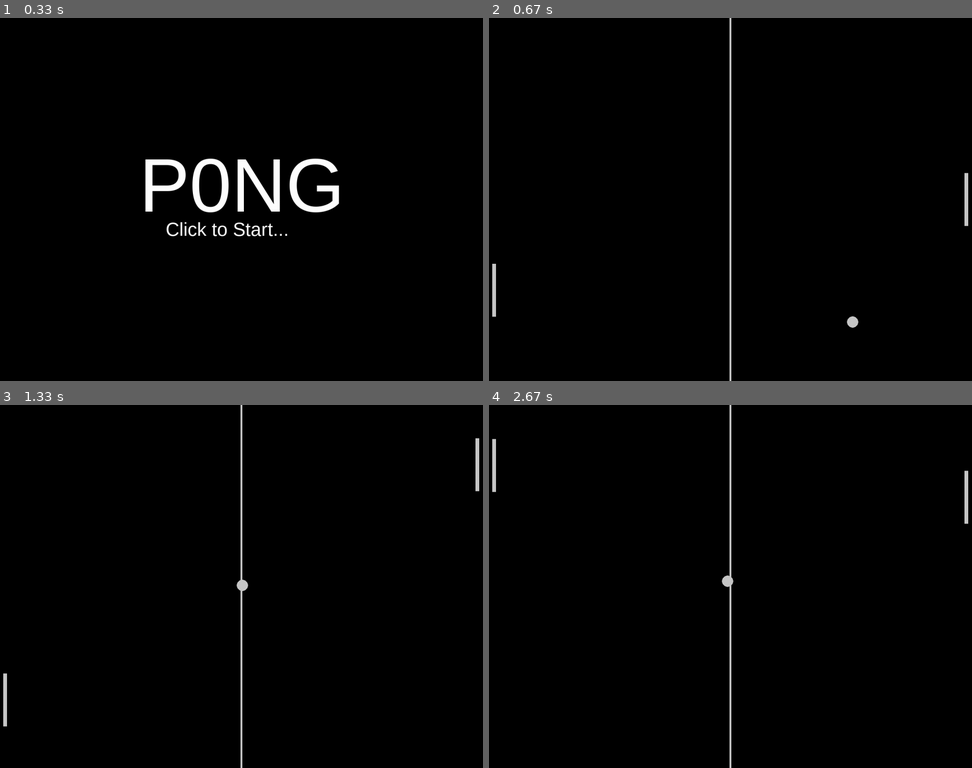
Above: before the commit, frames 1-4 (two rows, left to right).
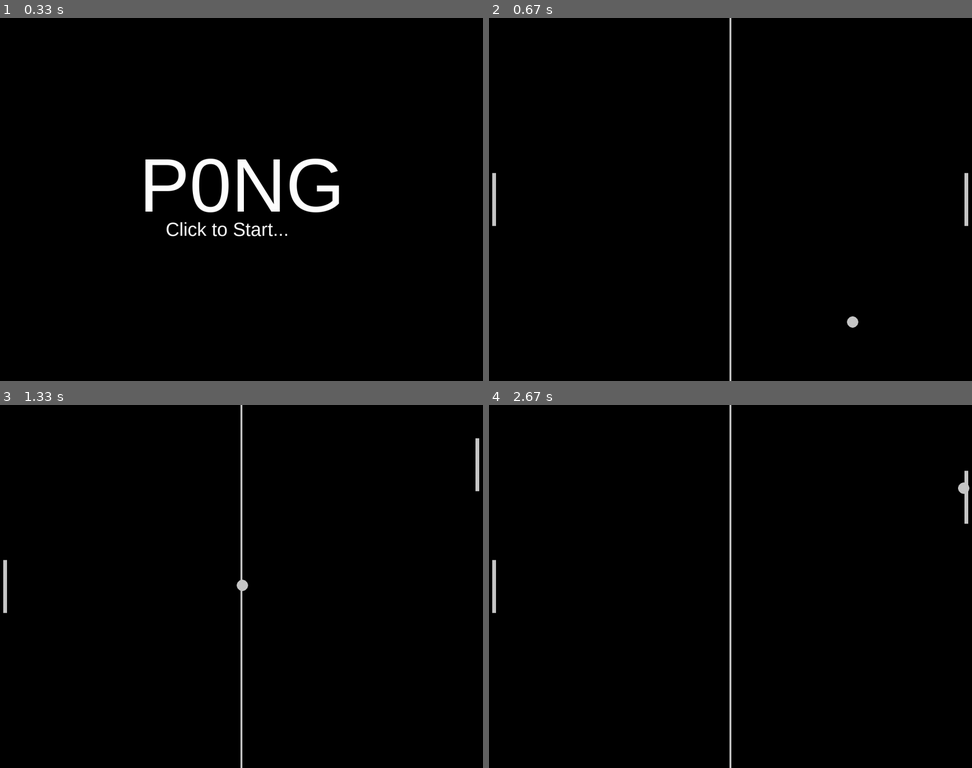
Above: after the commit, the same moments.

Repository: devOneto/gameProgI-pygame-pong
Game: pygame game, started from main.py
Same seed, same stepped clock (60 frames per second), same inputs: the game is played once before the commit and once after it.
Inputs (mouse positions are in pixels of both pictures, inside the frame that each line leads up to):
- Up to frame 1 (0.33 s): no input
- Up to frame 2 (0.67 s): click (730, 199) at 0.38 s
- Up to frame 3 (1.33 s): click (91, 669) at 0.72 s; click (251, 463) at 1.05 s
- Up to frame 4 (2.67 s): click (730, 630) at 1.38 s; click (653, 466) at 1.72 s; click (880, 579) at 2.05 s; press the mouse at (880, 579) at 2.37 s; move the mouse to (860, 535) at 2.47 s; release the mouse at (836, 495) at 2.6 s

Frame 1 is identical in both runs. In frame 2, 0.2% of the frame differs, in the area x 0-2%, y 42-83%; in frame 3, 0.2%; in frame 4, 0.3%, in the area x 0-100%, y 9-58%.

Commit message:
Increase Ball Speed According Time + Refac

Diff:
--- a/main.py
+++ b/main.py
@@ -25,7 +25,7 @@
 # variaveis
 ballSpeedX = 0.5  # 500 pixels por segundo
 ballSpeedY = 0.5
-opponentSpeed = 10
+opponentSpeed = 1
 
 # scores
 playerScore = 0
@@ -96,20 +96,22 @@
 
 
 def update(dt):
-    global ballSpeedX, ballSpeedY, opponentScore, playerScore, onGameOverScreen
-    # Atualizacao
-    #dt = clock.tick(120)
+    global ballSpeedX, ballSpeedY, opponentScore, playerScore, onGameOverScreen, opponentSpeed
+
     ball.x += ballSpeedX * dt
     ball.y += ballSpeedY * dt
 
-    if opponent.bottom < ball.y:
-        opponent.bottom += opponentSpeed
-    if opponent.top > ball.y:
-        opponent.top -= opponentSpeed
+    # Opponent AI
+    if opponent.bottom < ball.y and ball.x < screenWidth/2:
+        opponent.y += opponentSpeed
+    if opponent.top > ball.y and ball.x < screenWidth/2:
+        opponent.y -= opponentSpeed
 
+    # Bound
     if ball.top <= 0 or ball.bottom >= screenHeight:
         ballSpeedY *= -1
 
+    # Score Marks
     if ball.left >= screenWidth:
         opponentScore += 1
         resetBall()
@@ -117,17 +119,19 @@
         playerScore += 1
         resetBall()
 
+    # Game Over
     if playerScore == 3 or opponentScore == 3:
         onGameOverScreen = True
 
-    if ball.bottom >= opponent.top and ball.top <= opponent.bottom and ball.left <= opponent.right:
-        delta = ball.centery - opponent.centery
-        ballSpeedY = delta * 0.01
-        ballSpeedX *= -1
-    if ball.bottom >= player.top and ball.top <= player.bottom and ball.right >= player.left:
-        delta = ball.centery - player.centery
-        ballSpeedY = delta * 0.01
-        ballSpeedX *= -1
+    # Colision opponent and ball
+    if ball.colliderect(opponent):
+        ballSpeedX *= -1.05
+    # Colision player and ball
+    if ball.colliderect(player):
+        ballSpeedX *= -1.05
+    # Max Ball Speed
+    if(ballSpeedX>1.5):
+        ballSpeedX = 1.5
 
 
 previous = pygame.time.get_ticks()
